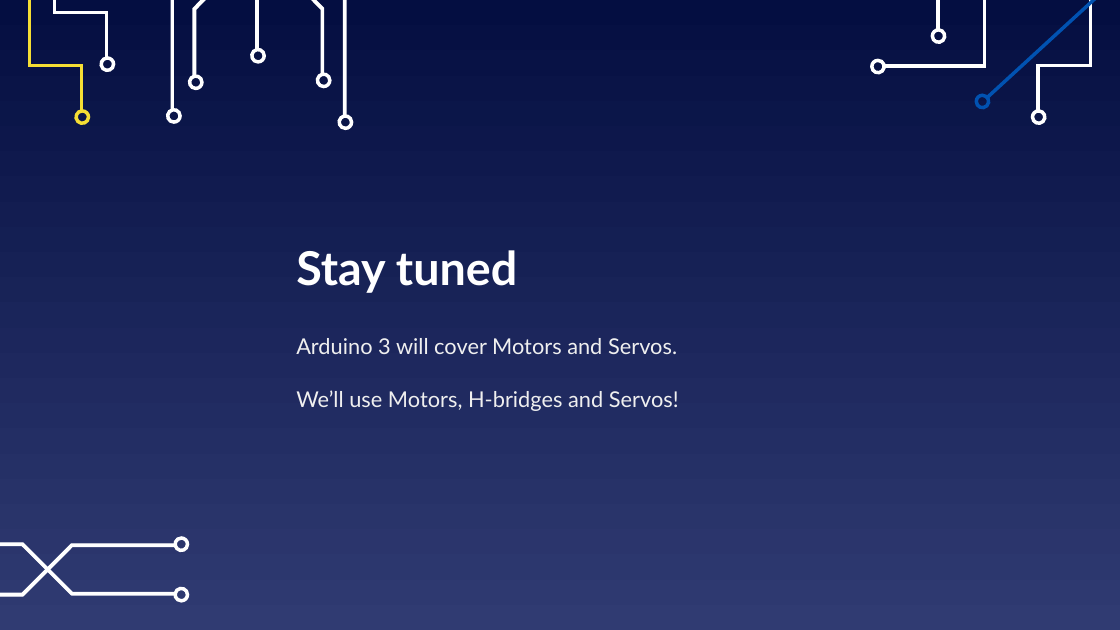
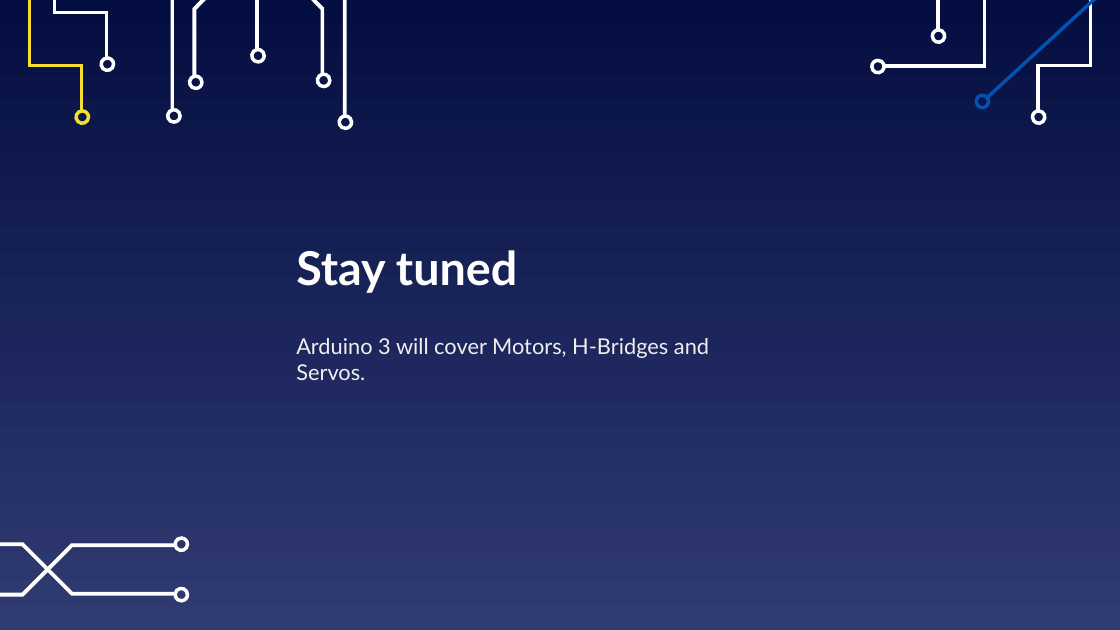
Before and after one commit to EELabMan/Arduino-2-Digital-Analog-Inputs, a slide deck: slide 39 of Arduino Workshop 2 Digital and Analog Inputs.pptx (slide 30 before the commit). Drawn at 1120x630 pixels with LibreOffice and Linux fonts; fonts in the diff are those of the drawing. Boxes give left, top, right and bottom in pixels: in the first picture for what was removed or moved away, otherwise in the second. Text is boxed around its words. In the diff, an @@ line names an element or a change of style, - is before the commit and + after.

```diff
--- a/Arduino Workshop 2 Digital and Analog Inputs.pptx
+++ b/Arduino Workshop 2 Digital and Analog Inputs.pptx
@@ subtitle at (x1=296, y1=338, x2=709, y2=380): text changed @@
-Arduino 3 will cover Motors and Servos.
-We’ll use Motors, H-bridges and Servos!
+Arduino 3 will cover Motors, H-Bridges and Servos.
```
Also in this commit, not shown: 14 other slides changed, 15 slides added, 6 slides removed, 2 other files.
